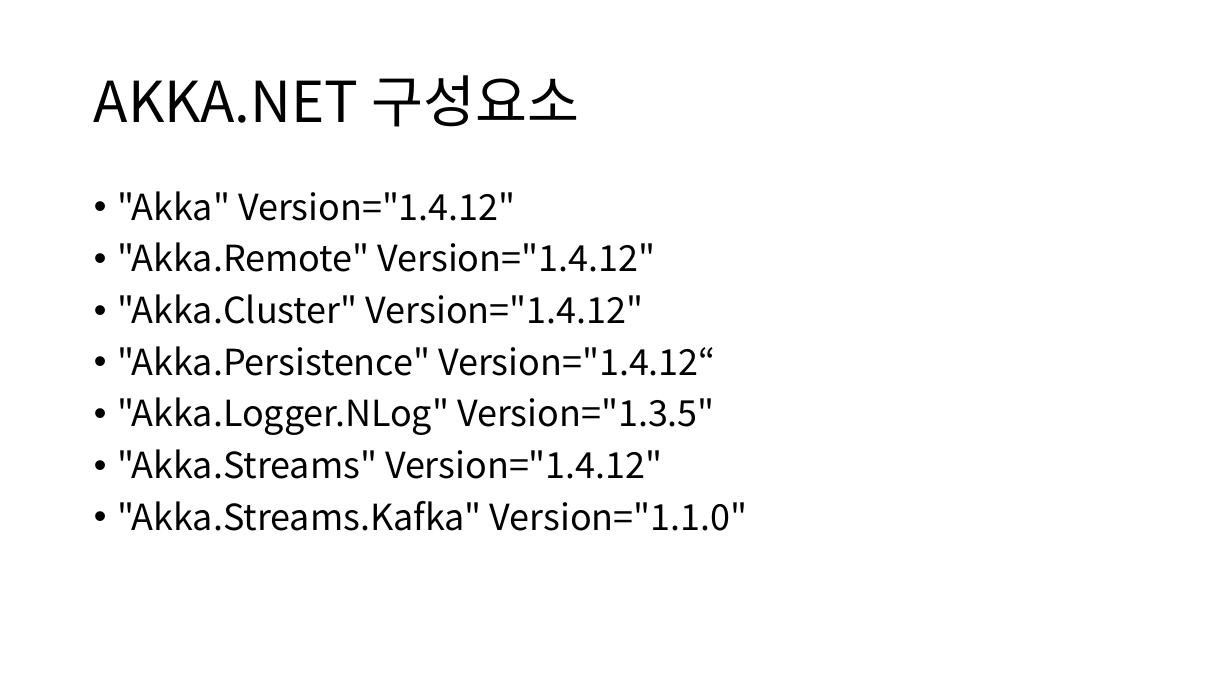
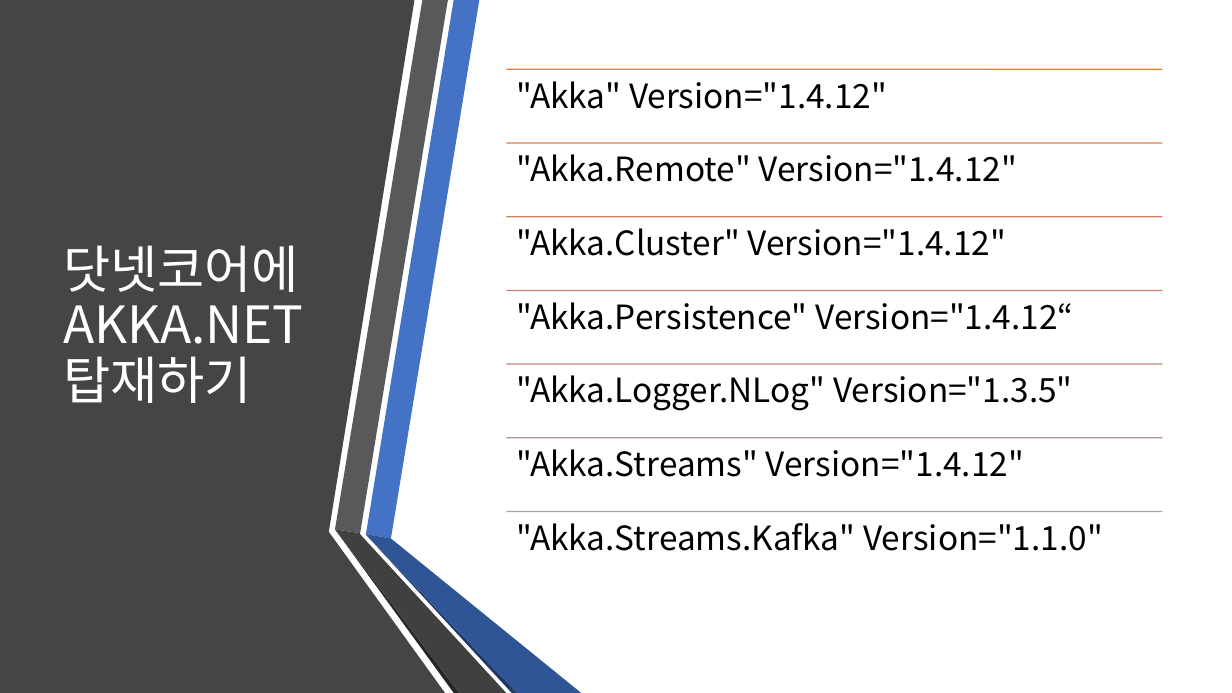
Before and after one commit to psmon/AkkaDotModule, a slide deck: slide 9 of Doc/DotCoreApiWithAkka.pptx (slide 10 before the commit). Drawn at 1232x693 pixels with LibreOffice and Linux fonts; fonts in the diff are those of the drawing. Boxes give left, top, right and bottom in pixels: in the first picture for what was removed or moved away, otherwise in the second. Text is boxed around its words. In the diff, an @@ line names an element or a change of style, - is before the commit and + after.

```diff
--- a/Doc/DotCoreApiWithAkka.pptx
+++ b/Doc/DotCoreApiWithAkka.pptx
@@ freeform shape added at [0,0,445,693], fill #454545 @@
@@ text removed at [117,191,748,531] @@
-• "Akka" Version="1.4.12"
-• "Akka.Remote" Version="1.4.12"
-• "Akka.Cluster" Version="1.4.12"
-• "Akka.Persistence" Version="1.4.12“
-• "Akka.Logger.NLog" Version="1.3.5"
-• "Akka.Streams" Version="1.4.12"
-• "Akka.Streams.Kafka" Version="1.1.0"
@@ title at [63,245,303,403]: text changed; size 44 to 40 pt; text colour #000000 to #FFFFFF @@
-AKKA.NET 구성요소
+닷넷코어에 AKKA.NET 탑재하기
@@ group added at [335,0,581,693]: 6 freeform shapes @@
@@ group added at [506,69,1163,551]: 7 lines, 7 texts @@
+"Akka" Version="1.4.12"
+"Akka.Remote" Version="1.4.12"
+"Akka.Cluster" Version="1.4.12"
+"Akka.Persistence" Version="1.4.12“
+"Akka.Logger.NLog" Version="1.3.5"
+"Akka.Streams" Version="1.4.12"
+"Akka.Streams.Kafka" Version="1.1.0"
```
Also in this commit, not shown: 7 other slides changed, 3 slides added, 12 slides removed, 7 other files.
